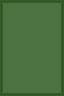
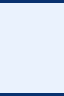
Layers edited between the first and the second 64 × 96 image:
added layer "borders" above "trap" over [0, 0, 64, 96]
added layer "trap" (15%) above "Фон" over [0, 3, 64, 93]
hid "Фон" over [0, 0, 64, 96]
